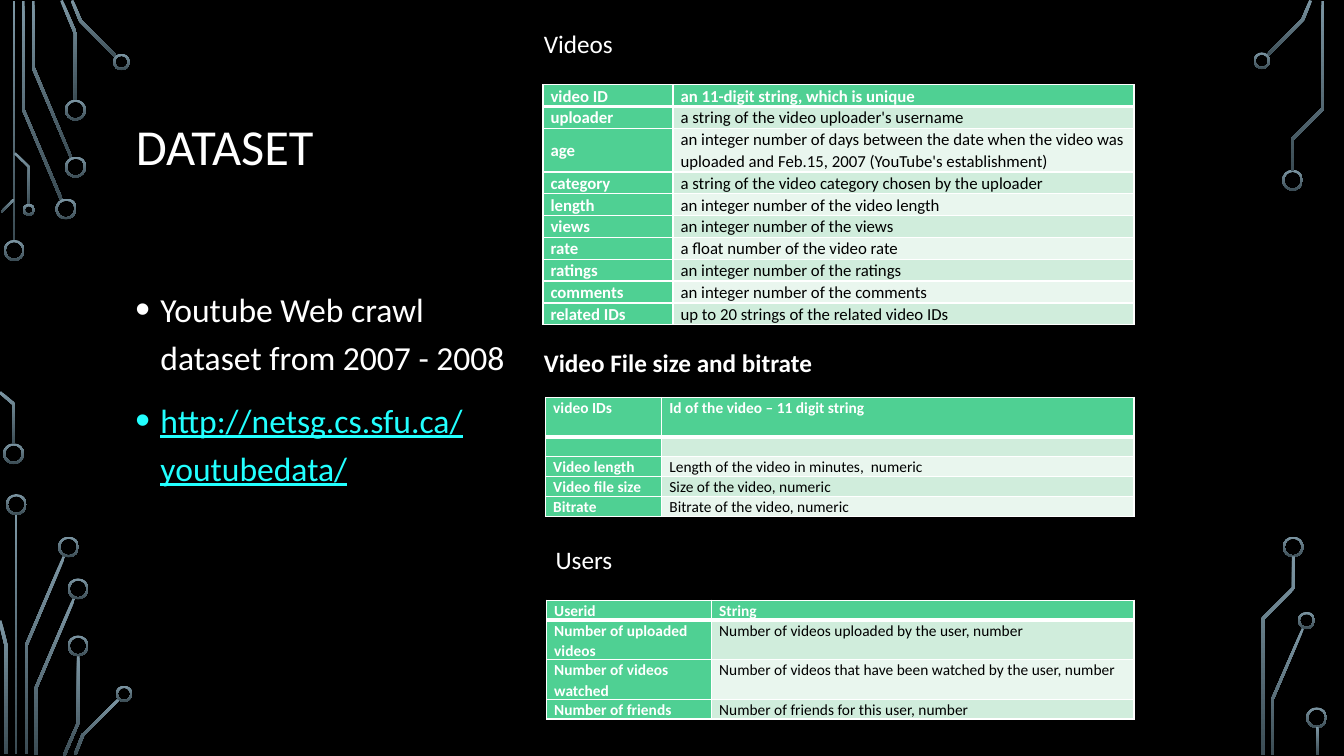
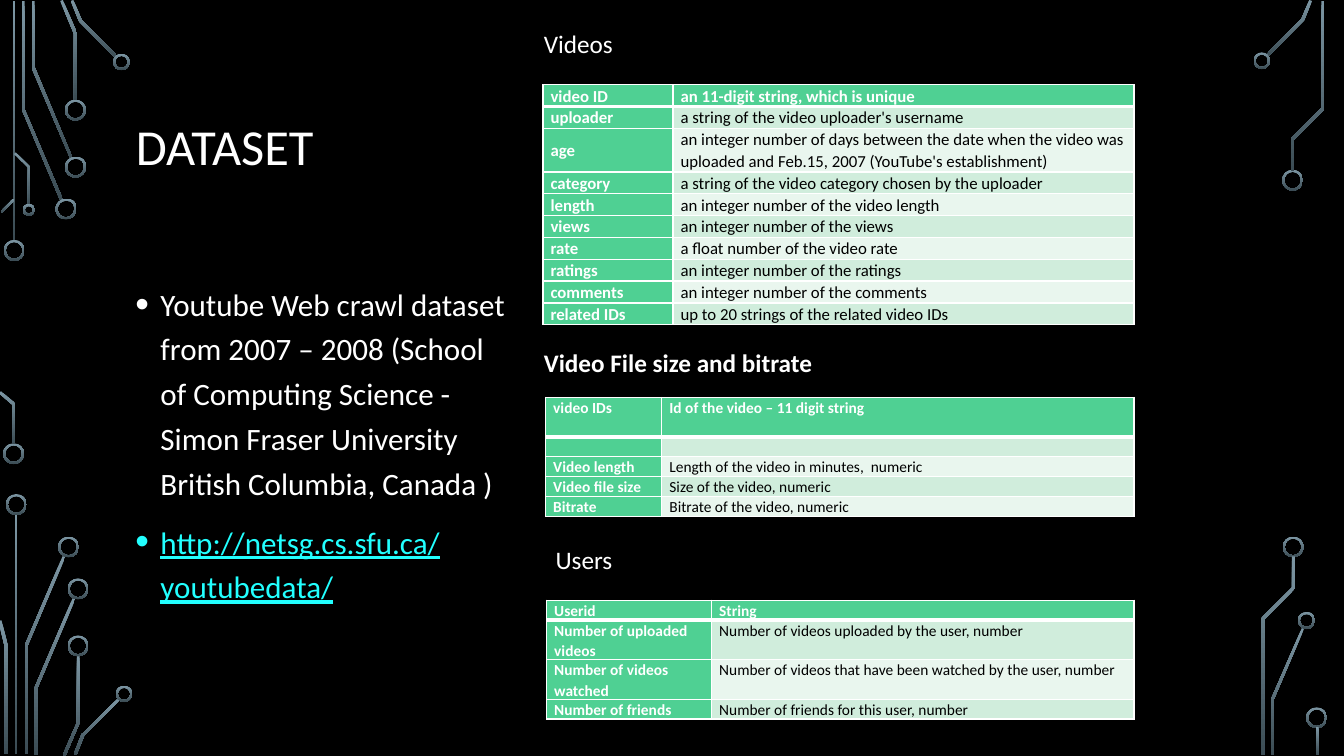
Before and after one commit to vishalsatam/YoutubeNetworkAnalysis, a slide deck: slide 3 of Proposal.pptx. Drawn at 1344x756 pixels with LibreOffice and Linux fonts; fonts in the diff are those of the drawing; background and template pictures are left out. Boxes give left, top, right and bottom in pixels: in the first picture for what was removed or moved away, otherwise in the second. Text is boxed around its words. In the diff, an @@ line names an element or a change of style, - is before the commit and + after.

```diff
--- a/Proposal.pptx
+++ b/Proposal.pptx
@@ text at bbox=[160, 294, 505, 499]: text changed; size 24 to 22.2 pt @@
-• Youtube Web crawl dataset from 2007 - 2008
+• Youtube Web crawl dataset from 2007 – 2008 (School of Computing Science - Simon Fraser University
+  British Columbia, Canada )
@@ text at bbox=[160, 532, 439, 604]: size 24 to 22.2 pt in "http://netsg.cs.sfu.ca/youtubedata/" @@
```
Also in this commit, not shown: 1 other slide changed.
